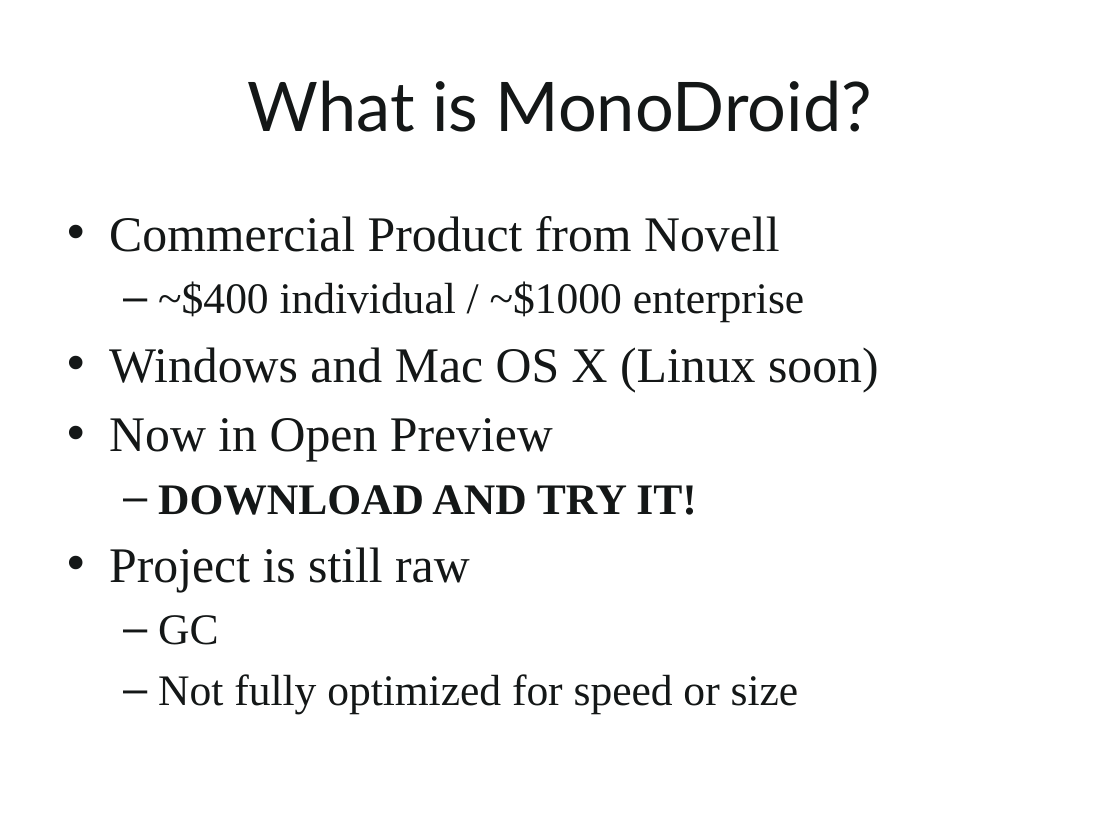
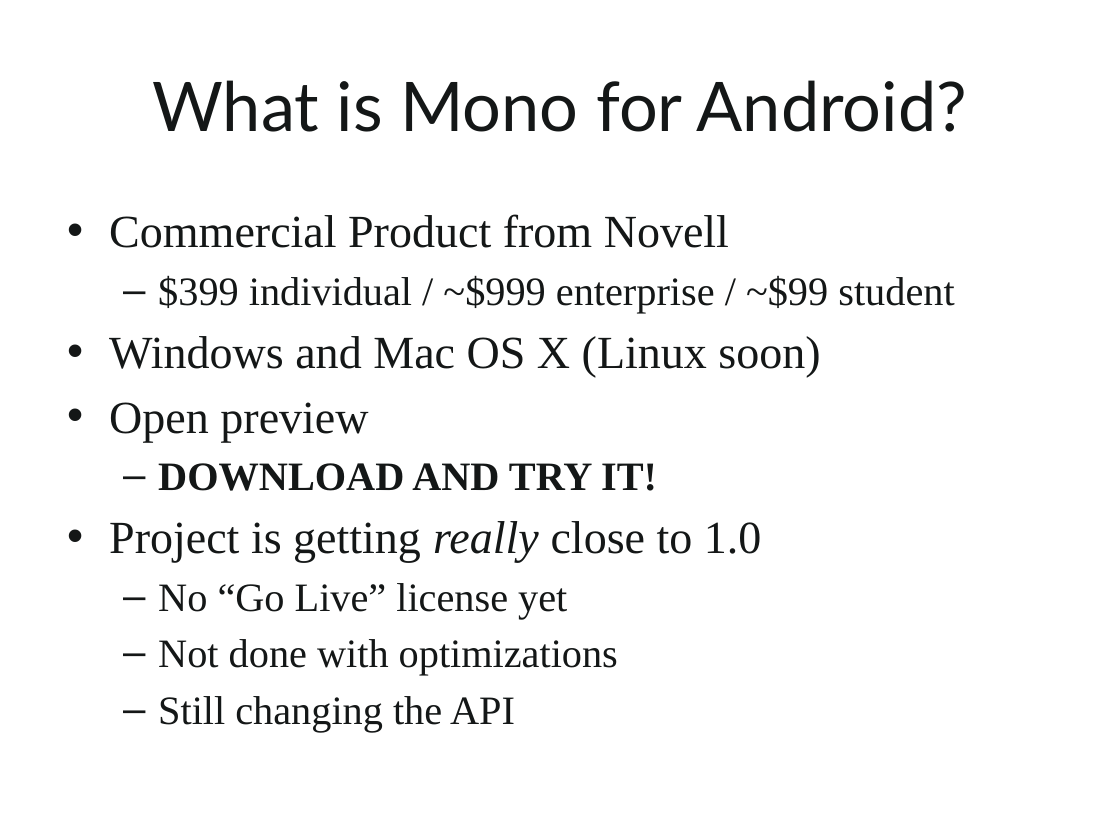
Before and after one commit to kevinmcmahon/MonoDroid101, a slide deck: slide 10 of slides/Monodroid101.pptx. Drawn at 1120x840 pixels with LibreOffice and Linux fonts; fonts in the diff are those of the drawing; background and template pictures are left out. Boxes give left, top, right and bottom in pixels: in the first picture for what was removed or moved away, otherwise in the second. Text is boxed around its words. In the diff, an @@ line names an element or a change of style, - is before the commit and + after.

```diff
--- a/slides/Monodroid101.pptx
+++ b/slides/Monodroid101.pptx
@@ title at (152,80,967,132): text changed @@
-What is MonoDroid?
+What is Mono for Android?
@@ text at (109,214,820,491): size 32 to 29.6 pt in "Commercial Product from Novell", "Windows and Mac OS X (Linux soon)"; size 28 to 25.9 pt in "DOWNLOAD AND TRY IT!" @@
@@ text at (158,275,954,313): text changed; size 28 to 25.9 pt @@
-  – ~$400 individual / ~$1000 enterprise
+  – $399 individual / ~$999 enterprise / ~$99 student
@@ text at (109,402,368,442): text changed; size 32 to 29.6 pt @@
-• Now in Open Preview
+• Open preview
@@ text at (109,521,762,732): text changed; size 28 to 25.9 pt @@
-• Project is still raw
-  – GC
-  – Not fully optimized for speed or size
+• Project is getting really close to 1.0
+  – No “Go Live” license yet
+  – Not done with optimizations
+  – Still changing the API
```
Also in this commit, not shown: 8 other slides changed, 2 slides added.
